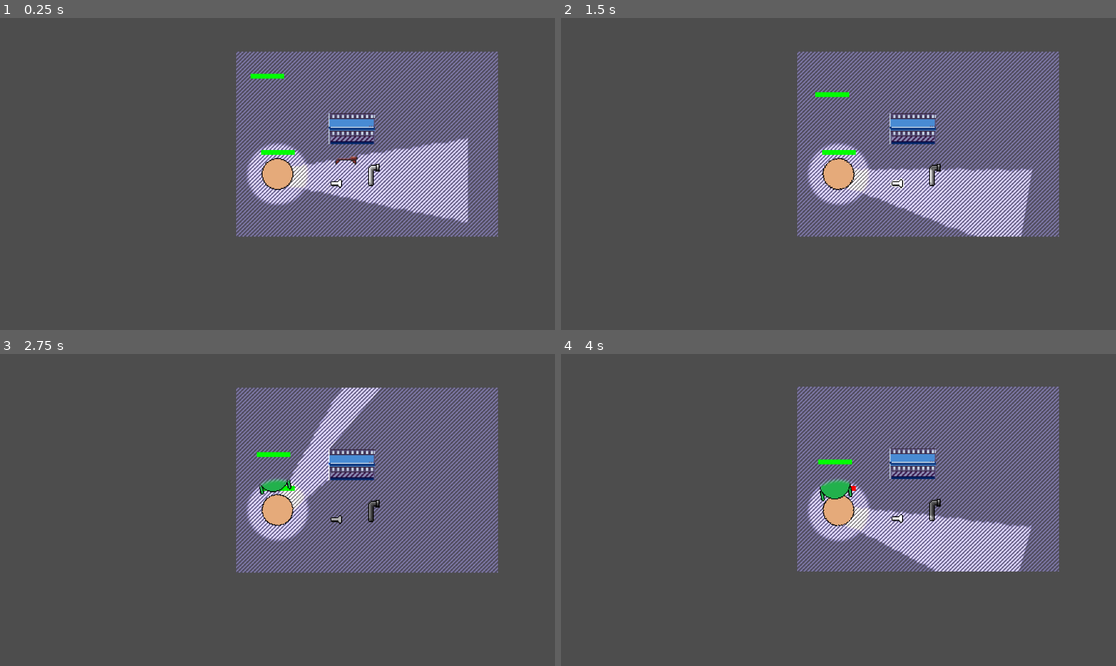
Above: before the commit, frames 1-4 (two rows, left to right).
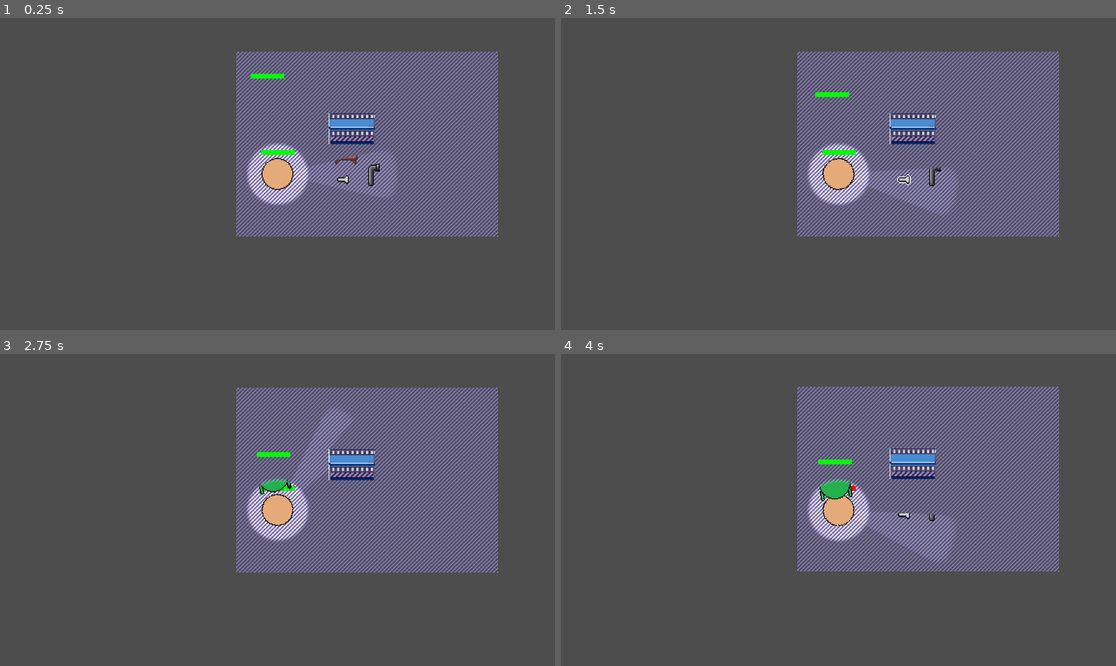
Above: after the commit, the same moments.

Repository: WasgehtPro/GameJam
Game: Godot game, scene res://Levels/main_level.tscn
The game is run twice, just before and just after one commit, with the same random seed, the same clock (stepped at 60 frames per second) and the same inputs.
Inputs (mouse positions are in pixels of both pictures, inside the frame that each line leads up to):
- Up to frame 1 (0.25 s): no input
- Up to frame 2 (1.5 s): tap Enter at 0.5 s; move the mouse to (932, 174) at 0.52 s; move the mouse to (899, 183) at 1.27 s
- Up to frame 3 (2.75 s): move the mouse to (333, 441) at 2.02 s
- Up to frame 4 (4 s): move the mouse to (810, 572) at 2.77 s; move the mouse to (1005, 556) at 3.52 s

The runs differ from the first frame. In frame 1, 4.6% of the frame differs, in the area x 51-85%, y 38-66%; in frame 2, 4.5%; in frame 3, 1.9%; in frame 4, 3.9%.

Commit message:
flashlight done and better cones

Diff:
--- a/Enemy/Enemy.gd
+++ b/Enemy/Enemy.gd
@@ -7,7 +7,7 @@
 @onready var progress_bar = $Control/ProgressBar
 
 var speed = 20
-var pushForce = 200
+var pushForce = 300
 var health = 100
 
 # Called every frame. 'delta' is the elapsed time since the previous frame.
--- a/Items/Flashlight/Flashlight.tscn
+++ b/Items/Flashlight/Flashlight.tscn
@@ -1,8 +1,12 @@
-[gd_scene load_steps=8 format=3 uid="uid://vbyrgmete8v4"]
+[gd_scene load_steps=10 format=3 uid="uid://vbyrgmete8v4"]
 
 [ext_resource type="Texture2D" uid="uid://cpcx7ik7viht2" path="res://Items/Flashlight/Flashlight.png" id="1_17osi"]
 [ext_resource type="Texture2D" uid="uid://e133i8wlia5p" path="res://Items/Flashlight/FlashlightGlow.png" id="2_3gmj4"]
 [ext_resource type="PackedScene" uid="uid://bnm0iuwq01df3" path="res://Items/ItemManager.tscn" id="3_ff28t"]
+[ext_resource type="Texture2D" uid="uid://bvck7jk4xtwie" path="res://LightMasks/FlashlightCone.png" id="4_b3rsn"]
+
+[sub_resource type="CanvasItemMaterial" id="CanvasItemMaterial_21kjd"]
+light_mode = 2
 
 [sub_resource type="GDScript" id="GDScript_677ox"]
 script/source = "extends RigidBody2D
@@ -12,6 +16,8 @@
 var drain
 
 @onready var drainTimer = $DrainTimer
+@onready var light1 = $PointLight2D3
+@onready var light2 = $PointLight2D4
 
 var toggle = false
 
@@ -19,15 +25,31 @@
 	drain = durability / emptyTime
 
 func use():
-	if toggle:
+	if toggle or durability <= 0:
 		toggle = false
 		drainTimer.stop()
-	else:
+		var flicker1 = create_tween()
+		var flicker2 = create_tween()
+		flicker1.tween_property(light1, \"energy\", 0, 1)
+		flicker2.tween_property(light2, \"energy\", 0.5, 1)
+		await flicker2.finished
+		light1.enabled = false
+		light2.enabled = false
+	elif durability > 0:
 		toggle = true
 		drainTimer.start()
+		light1.enabled = true
+		light2.enabled = true
+		var flicker1 = create_tween()
+		var flicker2 = create_tween()
+		flicker1.tween_property(light2, \"energy\", 1, 1)
+		flicker2.tween_property(light1, \"energy\", 1, 1)
+		await flicker2.finished
 
 func onTimeout():
 	durability -= drain
+	if durability <= 0:
+		use()
 
 func transfer():
 	return [durability, drain]
@@ -59,7 +81,9 @@
 size = Vector2(14, 10)
 
 [node name="Flashlight" type="RigidBody2D" groups=["Item", "Movable"]]
+light_mask = 2
 texture_filter = 1
+material = SubResource("CanvasItemMaterial_21kjd")
 gravity_scale = 0.0
 script = SubResource("GDScript_677ox")
 
@@ -73,6 +97,7 @@
 damageSecondary = 5.0
 
 [node name="Sprite" type="AnimatedSprite2D" parent="."]
+use_parent_material = true
 sprite_frames = SubResource("SpriteFrames_myyjh")
 autoplay = "default"
 
@@ -88,4 +113,26 @@
 
 [node name="DrainTimer" type="Timer" parent="."]
 
+[node name="PointLight2D3" type="PointLight2D" parent="."]
+position = Vector2(-10, 7.62939e-06)
+rotation = -1.5708
+enabled = false
+energy = 0.0
+shadow_enabled = true
+texture = ExtResource("4_b3rsn")
+texture_scale = 0.5
+
+[node name="PointLight2D4" type="PointLight2D" parent="."]
+light_mask = 2
+visibility_layer = 2
+position = Vector2(-10, 7.62939e-06)
+rotation = -1.5708
+enabled = false
+blend_mode = 2
+range_item_cull_mask = 2
+shadow_enabled = true
+shadow_item_cull_mask = 2
+texture = ExtResource("4_b3rsn")
+texture_scale = 0.5
+
 [connection signal="timeout" from="DrainTimer" to="." method="onTimeout"]
--- a/Items/Pipe/Pipe.tscn
+++ b/Items/Pipe/Pipe.tscn
@@ -1,8 +1,11 @@
-[gd_scene load_steps=9 format=3 uid="uid://br01bdjj8aa38"]
+[gd_scene load_steps=10 format=3 uid="uid://br01bdjj8aa38"]
 
 [ext_resource type="Texture2D" uid="uid://be72pl6tf2udi" path="res://Items/Pipe/Pipe.png" id="2_if7w7"]
 [ext_resource type="PackedScene" uid="uid://bnm0iuwq01df3" path="res://Items/ItemManager.tscn" id="3_qnwg0"]
 [ext_resource type="Texture2D" uid="uid://ou37ulo4tko1" path="res://Items/Pipe/PipeGlow.png" id="3_xjrcj"]
+
+[sub_resource type="CanvasItemMaterial" id="CanvasItemMaterial_jiv0v"]
+light_mode = 2
 
 [sub_resource type="GDScript" id="GDScript_nbs2y"]
 script/source = "extends RigidBody2D
@@ -18,7 +21,6 @@
 func use():
 	if canHit:
 		durability -= drain
-		print(durability)
 		canHit = false
 		hitBox.disabled = false
 		var swing1 = create_tween()
@@ -65,7 +67,9 @@
 size = Vector2(14, 24)
 
 [node name="Pipe" type="RigidBody2D" groups=["Item", "Movable"]]
+light_mask = 2
 texture_filter = 1
+material = SubResource("CanvasItemMaterial_jiv0v")
 gravity_scale = 0.0
 linear_damp = 1.0
 script = SubResource("GDScript_nbs2y")
@@ -87,6 +91,7 @@
 shape = SubResource("RectangleShape2D_hpdgk")
 
 [node name="Sprite" type="AnimatedSprite2D" parent="."]
+use_parent_material = true
 sprite_frames = SubResource("SpriteFrames_jrous")
 autoplay = "default"
 
--- a/Levels/main_level.tscn
+++ b/Levels/main_level.tscn
@@ -2342,4 +2342,4 @@
 player = NodePath("../Player")
 
 [node name="Flashlight" parent="." instance=ExtResource("9_bxbuo")]
-position = Vector2(72, 89)
+position = Vector2(79, 85)
--- a/Objects/table.tscn
+++ b/Objects/table.tscn
@@ -1,6 +1,9 @@
 [gd_scene load_steps=5 format=3 uid="uid://ctr4vn7onx23o"]
 
 [ext_resource type="Texture2D" uid="uid://dwcrftwp3fxpl" path="res://furniture9.png" id="1_saxc0"]
+
+[sub_resource type="CanvasItemMaterial" id="CanvasItemMaterial_mtm73"]
+light_mode = 2
 
 [sub_resource type="PhysicsMaterial" id="PhysicsMaterial_73ohr"]
 friction = 0.5
@@ -8,11 +11,10 @@
 [sub_resource type="RectangleShape2D" id="RectangleShape2D_csh1y"]
 size = Vector2(24, 17)
 
-[sub_resource type="CanvasItemMaterial" id="CanvasItemMaterial_empws"]
-light_mode = 2
-
 [node name="Table" type="RigidBody2D" groups=["Movable"]]
+light_mask = 2
 y_sort_enabled = true
+material = SubResource("CanvasItemMaterial_mtm73")
 mass = 5.17
 physics_material_override = SubResource("PhysicsMaterial_73ohr")
 gravity_scale = 0.0
@@ -24,7 +26,6 @@
 shape = SubResource("RectangleShape2D_csh1y")
 
 [node name="Sprite2D" type="Sprite2D" parent="."]
-light_mask = 2
 texture_filter = 1
-material = SubResource("CanvasItemMaterial_empws")
+use_parent_material = true
 texture = ExtResource("1_saxc0")
--- a/Player/Player.tscn
+++ b/Player/Player.tscn
@@ -2,7 +2,7 @@
 
 [ext_resource type="Texture2D" uid="uid://cs7ot8norqy2f" path="res://Player/Player.png" id="1_l0e7v"]
 [ext_resource type="Texture2D" uid="uid://b3f3hcjxl02rb" path="res://LightMasks/Circle.png" id="2_pdi15"]
-[ext_resource type="Texture2D" uid="uid://bdssdhrh30sv8" path="res://LightMasks/Cone.png" id="3_g3ln2"]
+[ext_resource type="Texture2D" uid="uid://71oqgayj5fa5" path="res://LightMasks/StandartCone.png" id="3_kn1fo"]
 
 [sub_resource type="GDScript" id="GDScript_5151p"]
 script/source = "extends CharacterBody2D
@@ -143,19 +143,23 @@
 texture = ExtResource("2_pdi15")
 
 [node name="PointLight2D3" type="PointLight2D" parent="Sprite2D"]
+rotation = -1.5708
+energy = 0.2
 shadow_enabled = true
-texture = ExtResource("3_g3ln2")
-texture_scale = 2.0
+texture = ExtResource("3_kn1fo")
+texture_scale = 0.5
 
 [node name="PointLight2D4" type="PointLight2D" parent="Sprite2D"]
 light_mask = 2
 visibility_layer = 2
+rotation = -1.5708
+energy = 0.2
 blend_mode = 2
 range_item_cull_mask = 2
 shadow_enabled = true
 shadow_item_cull_mask = 2
-texture = ExtResource("3_g3ln2")
-texture_scale = 2.0
+texture = ExtResource("3_kn1fo")
+texture_scale = 0.5
 
 [node name="GrabRange" type="RayCast2D" parent="Sprite2D"]
 target_position = Vector2(30, 0)
--- a/project.godot
+++ b/project.godot
@@ -57,3 +57,7 @@
 "events": [Object(InputEventKey,"resource_local_to_scene":false,"resource_name":"","device":-1,"window_id":0,"alt_pressed":false,"shift_pressed":false,"ctrl_pressed":false,"meta_pressed":false,"pressed":false,"keycode":0,"physical_keycode":70,"key_label":0,"unicode":102,"echo":false,"script":null)
 ]
 }
+
+[layer_names]
+
+2d_render/layer_1="Always"
Binary file removed: LightMasks/Cone.png
Binary file added: LightMasks/FlashlightCone.png
Not shown, added: LightMasks/FlashlightCone.png.import
Binary file added: LightMasks/StandartCone.png
Not shown, changed: LightMasks/StandartCone.png.import
